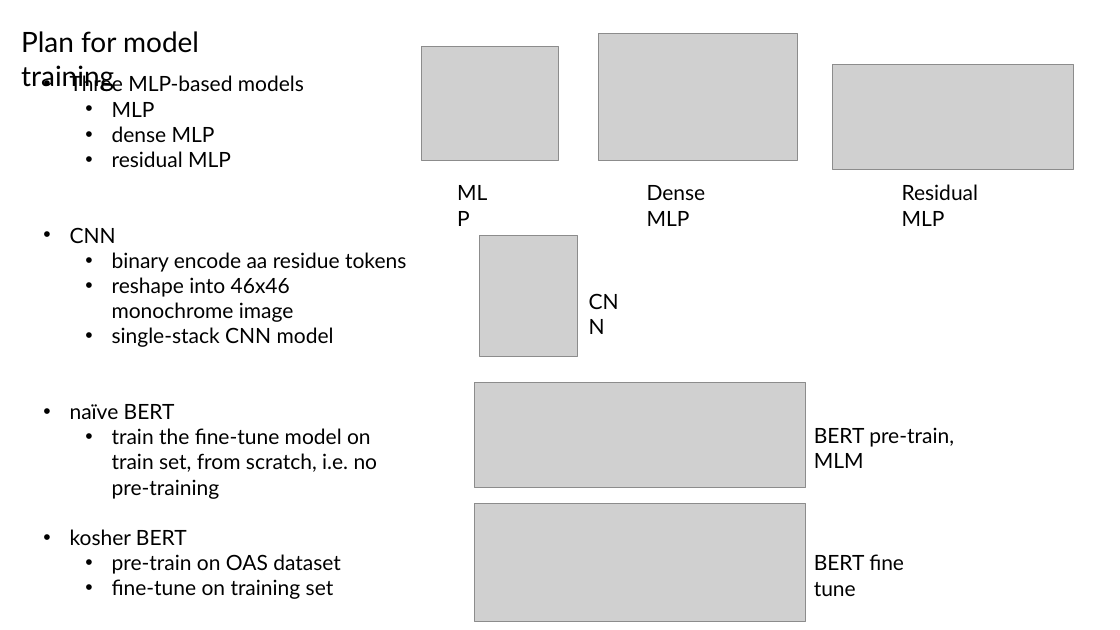
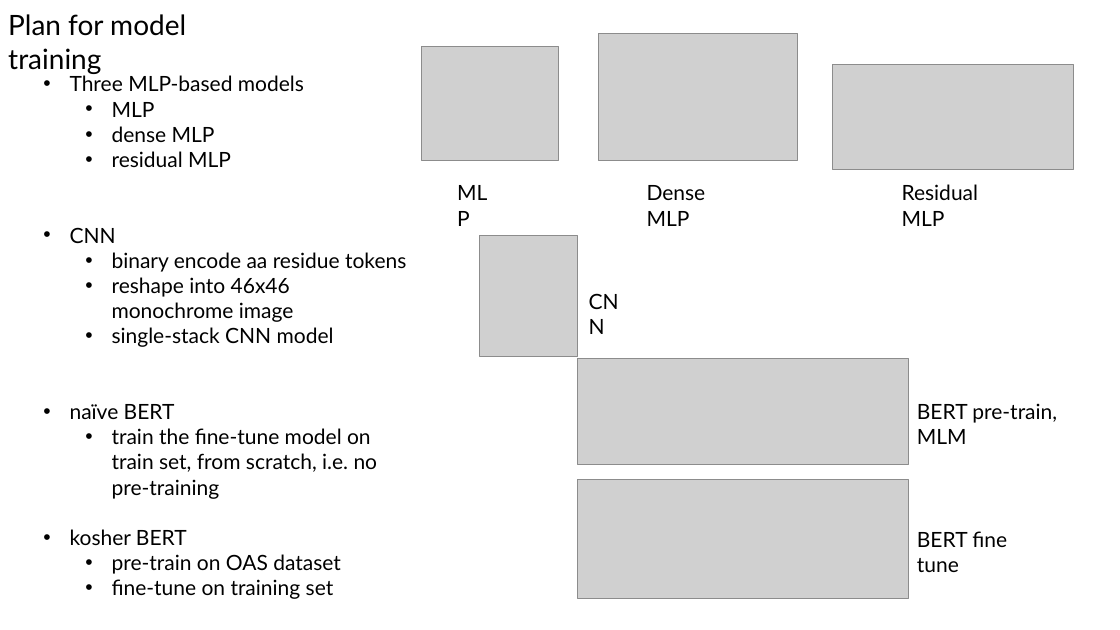
Before and after one commit to planaria158/BERT-antibody-antigen-binding-energy, a slide deck: slide 5 of Homework-aAlphaBio.pptx. Drawn at 1120x630 pixels with LibreOffice and Linux fonts; fonts in the diff are those of the drawing; grey boxes stand for pictures. Boxes give left, top, right and bottom in pixels: in the first picture for what was removed or moved away, otherwise in the second. Text is boxed around its words. In the diff, an @@ line names an element or a change of style, - is before the commit and + after.

```diff
--- a/Homework-aAlphaBio.pptx
+++ b/Homework-aAlphaBio.pptx
@@ text "Plan for model training": place and size @@
-text "Plan for model training" at <box>21,31,199,91</box>
+text "Plan for model training" at <box>8,14,186,74</box>
@@ 2 pictures, 2 texts: place and size @@
-2 pictures, 2 texts at <box>475,382,954,623</box>
+2 pictures, 2 texts at <box>578,359,1057,598</box>
```
Also in this commit, not shown: 1 slide added, 1 slide removed, 2 other files.
